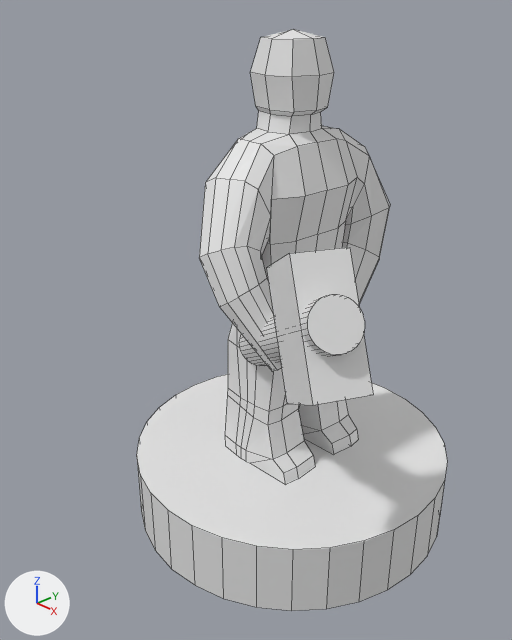
Renders of the Blender file Meshes/u_villager_01.blend from each side of a commit.
Rendered twice from a camera (50 mm lens) standing at (0.512, -0.542, 0.577) and looking at (-0.012, -0.048, 0.242). Every picture has the same lights, and +X, +Y and +Z are marked at lower left. The older version comes first. Mesh edges are drawn as thin lines.
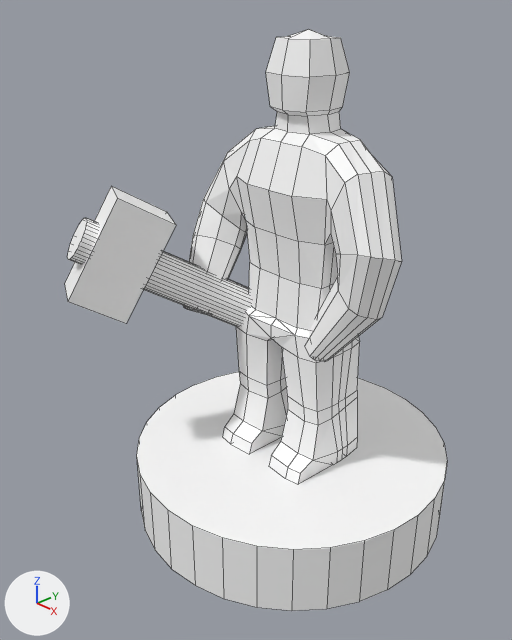
Boxes (x1, y1, x2, y2) around the edits, measured in the pictures (512 x 640 px):
'Cylinder', recoloured, turned: before (137, 29, 447, 611); after (65, 29, 447, 611)

Edits to the bpy script that builds the scene:
```text
Add mat_material:
    mat_material = bpy.data.materials.new('Material')
    mat_material.use_nodes = True; mat_material.node_tree.nodes.clear()
    _N = mat_material.node_tree.nodes; _L = mat_material.node_tree.links
    n0 = _N.new('ShaderNodeBsdfPrincipled'); n0.name = 'Principled BSDF'
    n1 = _N.new('ShaderNodeOutputMaterial'); n1.name = 'Material Output'
    n2 = _N.new('ShaderNodeVertexColor'); n2.name = 'Color Attribute'
    n2.layer_name = 'Attribute'
    _L.new(n0.outputs[0], n1.inputs[0])  # 'BSDF' to 'Surface'
    _L.new(n2.outputs[0], n0.inputs[0])  # 'Color' to 'Base Color'
Change me_cylinder:
    where me_cylinder.from_pydata(...)  # 515 vertices, 458 faces; spans x -1.06..0.95, y -0.95..0.95, z -12.57..1.47
    used by ob_cylinder; location = (0.0, 0.0, 0.038); scale = (-0.201, -0.201, -0.04)
    me_cylinder part 1: vertex colours changed
    add me_cylinder.materials.append(mat_material)
Change ob_cylinder:
    ob_cylinder.rotation_euler: (0.0, 0.0, 0.0) -> (0.0, 0.0, -1.571)  # degrees (0, 0, 0) -> degrees (0, 0, -90)
```
